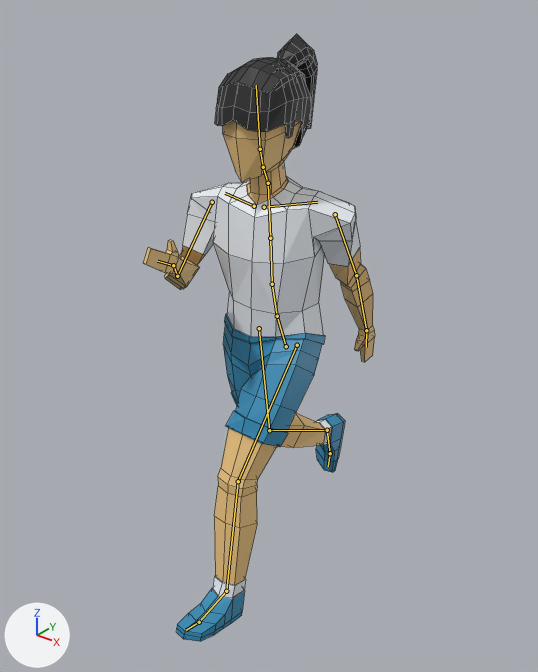
Two versions of the Blender file Materials/Player.blend, one commit apart.
The view is the same before and after, from a 50 mm camera at (0.899, -2.53, 1.271) aimed at (-0.007, -1.397, 0.569). Every picture has the same lights, and +X, +Y and +Z are marked at lower left. The picture after the commit comes second. Both versions are drawn at frame 16 of the action 'Run'; the numbers are the values there. The bones that change, and the others that lie on the model, are drawn over the model as lines. Mesh edges are drawn as thin lines.

The first picture shows 'Player'.
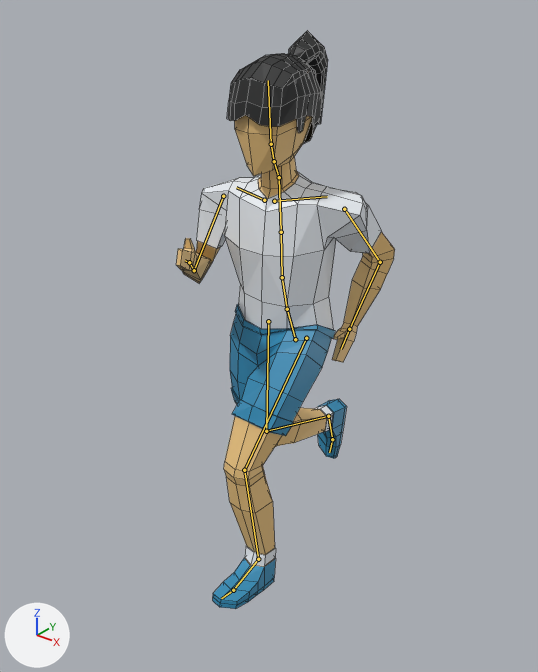
What differs and where, as boxes [x1, y1, x2, y2] in the pictures (538 x 672 px):
'Player', posed
    before: [143, 34, 375, 642]
    after: [176, 30, 395, 609]

The change in detail:
Bone 'root' (bone_root) moves from (0.0, -1.384, 0.0) to (0.0, -1.349, 0.0).
Bone 'torso' (bone_torso) moves from (0.0, 0.0, -0.069) to (0.0, 0.0, -0.065).
Bone 'hand_ik.L' (bone_hand_ik_l) moves from (-0.29, 0.144, -0.196) to (-0.292, 0.041, -0.167).
Bone 'hand_ik.L' (bone_hand_ik_l) turns from (-25, -11, -51) to (16, -8, -62) degrees about its own x, y and z.
Bone 'hand_ik.R' (bone_hand_ik_r) moves from (0.344, -0.251, 0.028) to (0.342, -0.241, 0.021).
Bone 'hand_ik.R' (bone_hand_ik_r) turns from (101, -10, 66) to (88, -37, 79) degrees about its own x, y and z.
Bone 'foot_ik.L' (bone_foot_ik_l) moves from (0.0, -0.264, 0.0) to (0.0, -0.184, 0.0).
Bone 'foot_spin_ik.L' (bone_foot_spin_ik_l) moves from (0.0, 0.0, 0.0) to (0.0, 0.0, 0.004).
Bone 'foot_spin_ik.L' (bone_foot_spin_ik_l) turns from (0, 0, 0) to (5, 0, 0) degrees about its own x, y and z.
Bone 'foot_ik.R' (bone_foot_ik_r) moves from (0.0, 0.4, 0.0) to (0.0, 0.373, 0.0).
Bone 'foot_spin_ik.R' (bone_foot_spin_ik_r) moves from (0.0, 0.0, 0.046) to (0.0, 0.0, 0.09).
Bone 'foot_spin_ik.R' (bone_foot_spin_ik_r) turns from (77, 0, 0) to (75, 0, 0) degrees about its own x, y and z.
Bone 'foot_heel_ik.R' (bone_foot_heel_ik_r) turns from (0, 0, 0) to (4, 0, 0) degrees about its own x, y and z.
